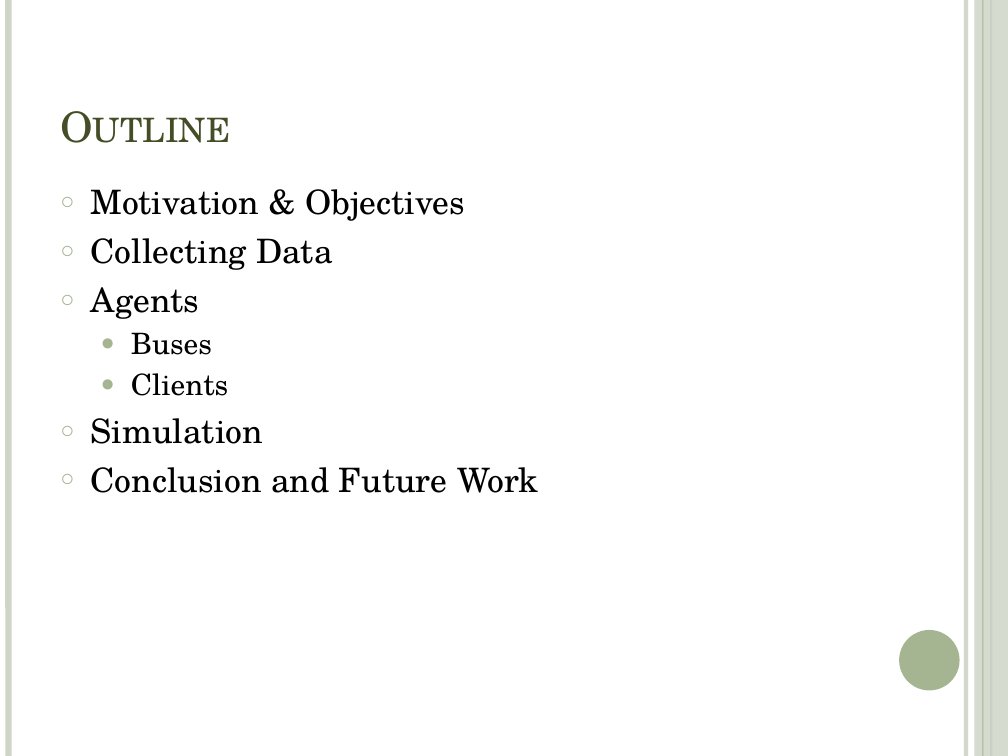
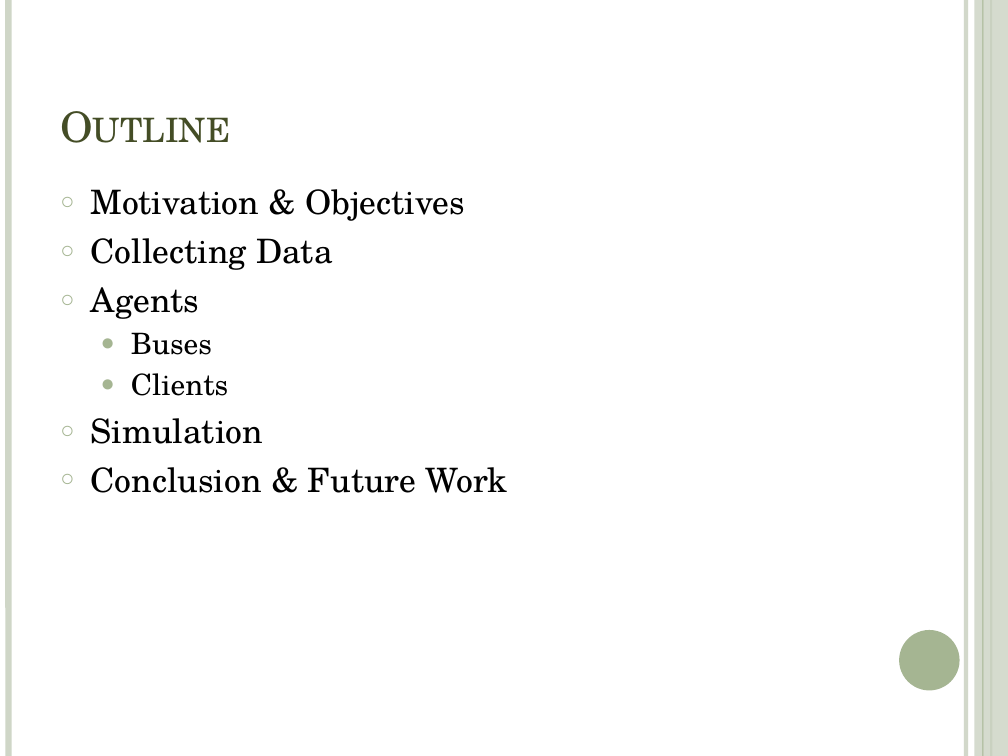
Before and after one commit to shawnwun/TPEBus_Simulation, a slide deck: slide 2 of ppt/multiagent_final-pochun.pptx. Drawn at 1008x756 pixels with LibreOffice and Linux fonts; fonts in the diff are those of the drawing. Boxes give left, top, right and bottom in pixels: in the first picture for what was removed or moved away, otherwise in the second. Text is boxed around its words. In the diff, an @@ line names an element or a change of style, - is before the commit and + after.

```diff
--- a/ppt/multiagent_final-pochun.pptx
+++ b/ppt/multiagent_final-pochun.pptx
@@ text at (x1=91, y1=467, x2=508, y2=493): text changed @@
-○ Conclusion and Future Work
+○ Conclusion & Future Work
```
Also in this commit, not shown: 9 other slides changed, 2 slides added, 2 slides removed, 2 other files.
